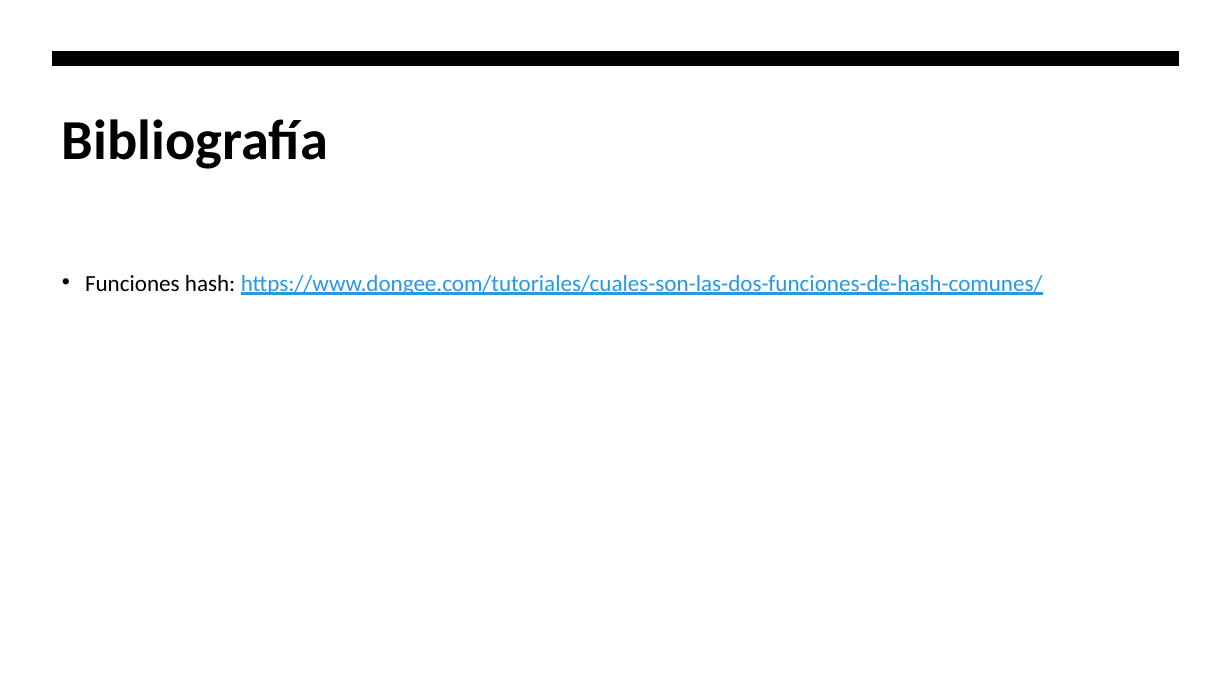
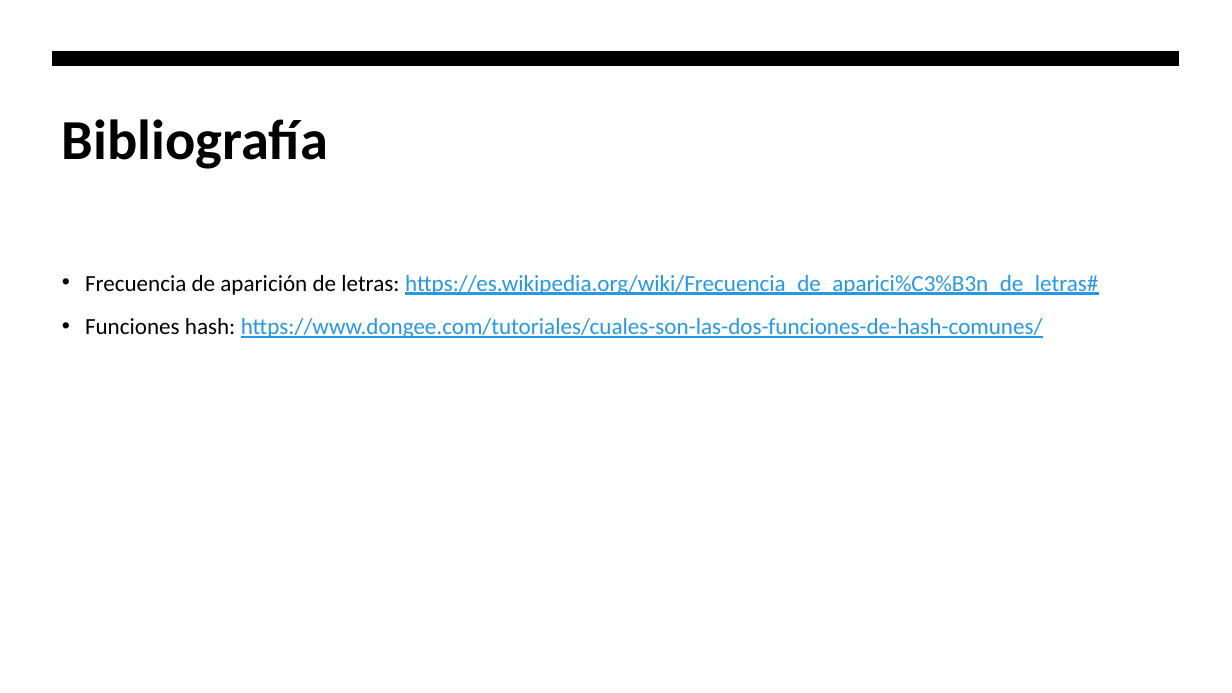
Before and after one commit to hombrefrustrado/criptografia-presentaci-n, a slide deck: slide 28 of criptografía teorica.pptx (slide 24 before the commit). Drawn at 1232x693 pixels with LibreOffice and Linux fonts; fonts in the diff are those of the drawing. Boxes give left, top, right and bottom in pixels: in the first picture for what was removed or moved away, otherwise in the second. Text is boxed around its words. In the diff, an @@ line names an element or a change of style, - is before the commit and + after.

```diff
--- a/criptografía teorica.pptx
+++ b/criptografía teorica.pptx
@@ text at (x1=85, y1=275, x2=1098, y2=295): paragraph added @@
+• Frecuencia de aparición de letras: https://es.wikipedia.org/wiki/Frecuencia_de_aparici%C3%B3n_de_letras#
```
Also in this commit, not shown: 3 other slides changed, 6 slides added, 2 slides removed, 3 other files.
